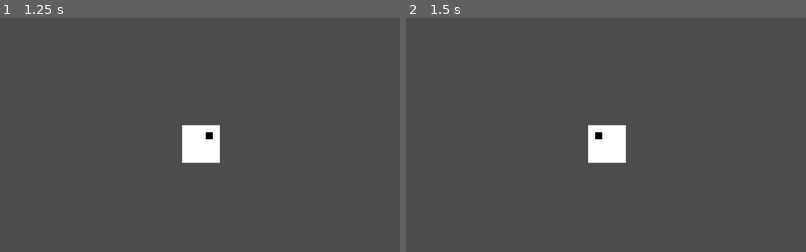
Above: before the commit, frames 1-2 (left to right).
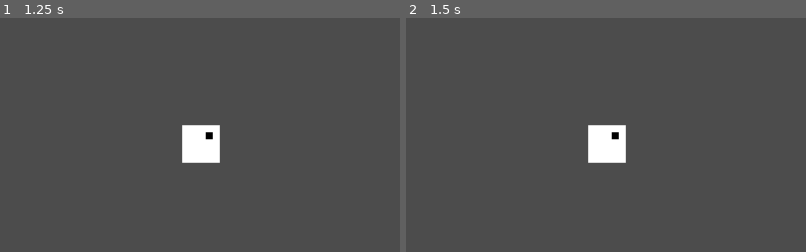
Above: after the commit, the same moments.

Repository: jonot-cyber/brackeys-game-jam-game-that-i-am-doing
Game: Godot game, scene res://Scenes/Test.tscn
The game is run twice, just before and just after one commit, with the same random seed, the same clock (stepped at 60 frames per second) and the same inputs.
Inputs:
- Up to frame 1 (1.25 s): tap Enter at 0.5 s; hold D from 0.53 s (still down)
- Up to frame 2 (1.5 s): tap Space at 1.25 s; release D at 1.28 s; hold A from 1.28 s (still down)
The pictures show only the part of the screen within x 25-75%, y 23-73%; the shares and areas given below are measured in that part.

Frame 1 is identical in both runs. In frame 2, 0.1% of the frame differs, in the area x 47-54%, y 48-53%.

Commit message:
More Scene organization

Diff:
--- /dev/null
+++ b/Scenes/Objects/Player.tscn
@@ -0,0 +1,19 @@
+[gd_scene load_steps=4 format=2]
+
+[ext_resource path="res://Scripts/PlayerController.gd" type="Script" id=1]
+[ext_resource path="res://Assets/icon.png" type="Texture" id=2]
+
+[sub_resource type="RectangleShape2D" id=1]
+extents = Vector2( 24, 24 )
+
+[node name="Player" type="KinematicBody2D"]
+script = ExtResource( 1 )
+
+[node name="Sprite" type="Sprite" parent="."]
+scale = Vector2( 3, 3 )
+texture = ExtResource( 2 )
+
+[node name="CollisionShape2D" type="CollisionShape2D" parent="."]
+shape = SubResource( 1 )
+
+[node name="Camera" type="Camera2D" parent="."]
--- a/Scenes/Test.tscn
+++ b/Scenes/Test.tscn
@@ -1,25 +1,9 @@
-[gd_scene load_steps=5 format=2]
+[gd_scene load_steps=3 format=2]
 
-[ext_resource path="res://Scenes/Main.gd" type="Script" id=1]
-[ext_resource path="res://Scripts/PlayerController.gd" type="Script" id=2]
-[ext_resource path="res://Assets/icon.png" type="Texture" id=3]
-
-[sub_resource type="RectangleShape2D" id=1]
-extents = Vector2( 24, 24 )
+[ext_resource path="res://Scripts/Main.gd" type="Script" id=1]
+[ext_resource path="res://Scenes/Objects/Player.tscn" type="PackedScene" id=2]
 
 [node name="Node2D" type="Node2D"]
 script = ExtResource( 1 )
 
-[node name="Player" type="KinematicBody2D" parent="."]
-position = Vector2( 351, 317 )
-script = ExtResource( 2 )
-
-[node name="Sprite" type="Sprite" parent="Player"]
-scale = Vector2( 3, 3 )
-texture = ExtResource( 3 )
-
-[node name="CollisionShape2D" type="CollisionShape2D" parent="Player"]
-shape = SubResource( 1 )
-
-[node name="Camera2D" type="Camera2D" parent="Player"]
-current = true
+[node name="Player" parent="." instance=ExtResource( 2 )]
--- a/Scripts/PlayerController.gd
+++ b/Scripts/PlayerController.gd
@@ -1,8 +1,14 @@
 extends KinematicBody2D
 
 var direction = Vector2(0,0)
+
 export var speed = 5
 export var gravity = .1
+
+onready var camera = get_node("Camera")
+
+func _ready():
+	camera.current = true
 
 func _process(_delta):
 	direction.x = 0
@@ -12,10 +18,6 @@
 		direction.x += 1
 	direction.y += gravity
 	direction.y = clamp(direction.y,0,5)
-	if direction.x < 0:
-		$Sprite.set_flip_h(true)
-	elif direction.x > 0:
-		$Sprite.set_flip_h(false)
 
 func _physics_process(_delta):
 	move_and_collide(direction * speed)
Renamed: Scenes/Main.gd -> Scripts/Main.gd
